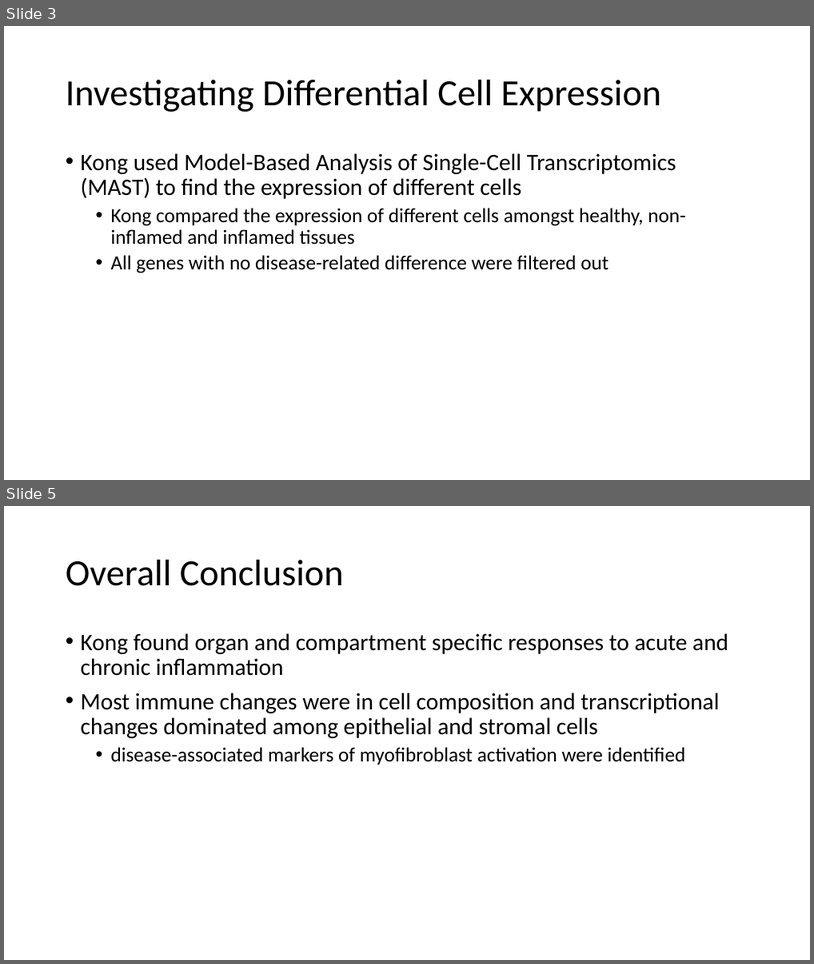
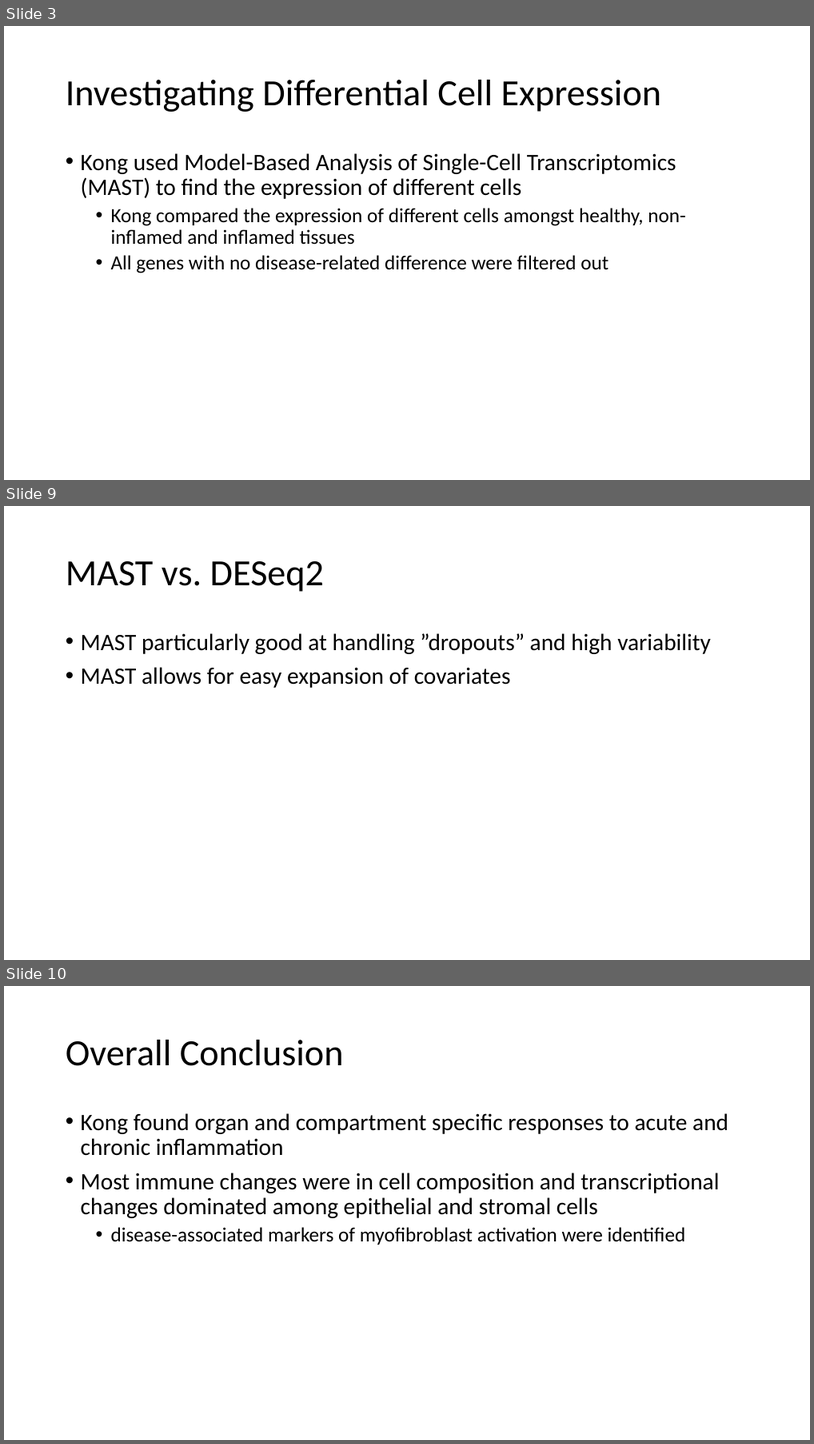
Before and after one commit to anthonylopes54/CPSC-445, a slide deck: cpsc445Presentation.pptx. Shown one above the other, each under a label of ours: slides 3 and 5 before the commit, slides 3, 9 and 10 after it; the slides between them are not shown. The pictures are 814x964 and 814x1444 pixels, drawn with LibreOffice and Linux fonts; fonts in the diff are those of the drawing. Boxes give left, top, right and bottom in pixels: in the first picture for what was removed or moved away, otherwise in the second. Text is boxed around its words. In the diff, an @@ line names an element or a change of style, - is before the commit and + after.

```diff
--- a/cpsc445Presentation.pptx
+++ b/cpsc445Presentation.pptx
@@ slide 9 added at [4, 506, 810, 960], background #FFFFFF @@
@@ title added at [66, 561, 324, 592], 44 pt, text #000000 @@
+MAST vs. DESeq2
@@ text added at [81, 633, 711, 688], 28 pt, text #000000 @@
+• MAST particularly good at handling ”dropouts” and high variability
+• MAST allows for easy expansion of covariates
@@ what was slide 5 is now slide 10 @@
```
Also in this commit, not shown: 1 slide changed, 4 other slides added, 1 other file.
